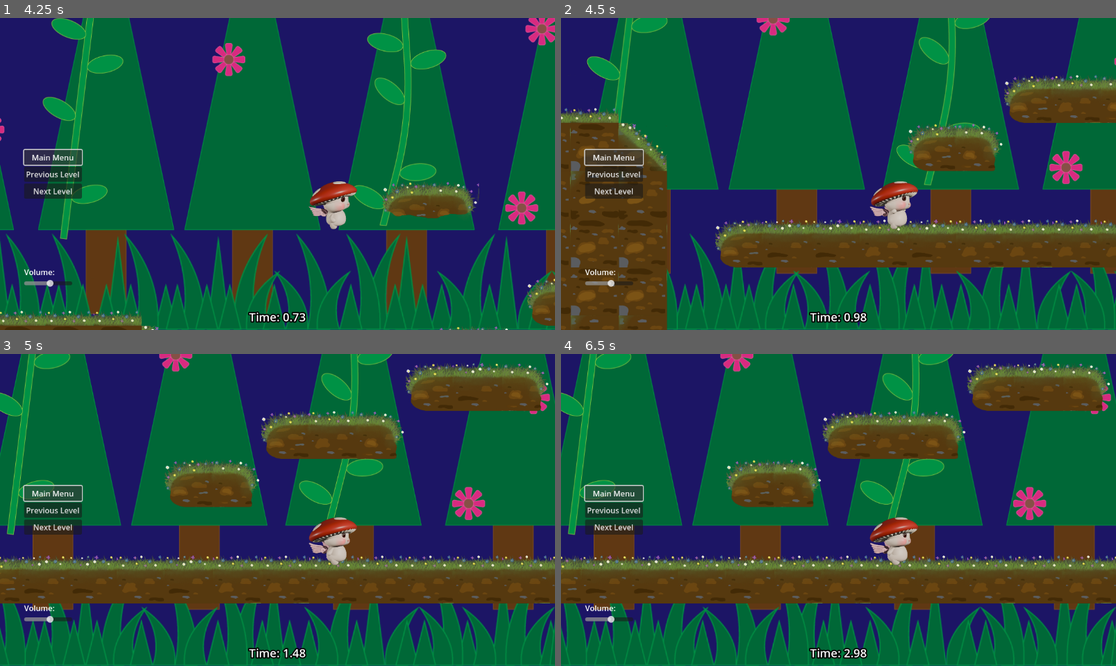
Above: before the commit, frames 1-4 (two rows, left to right).
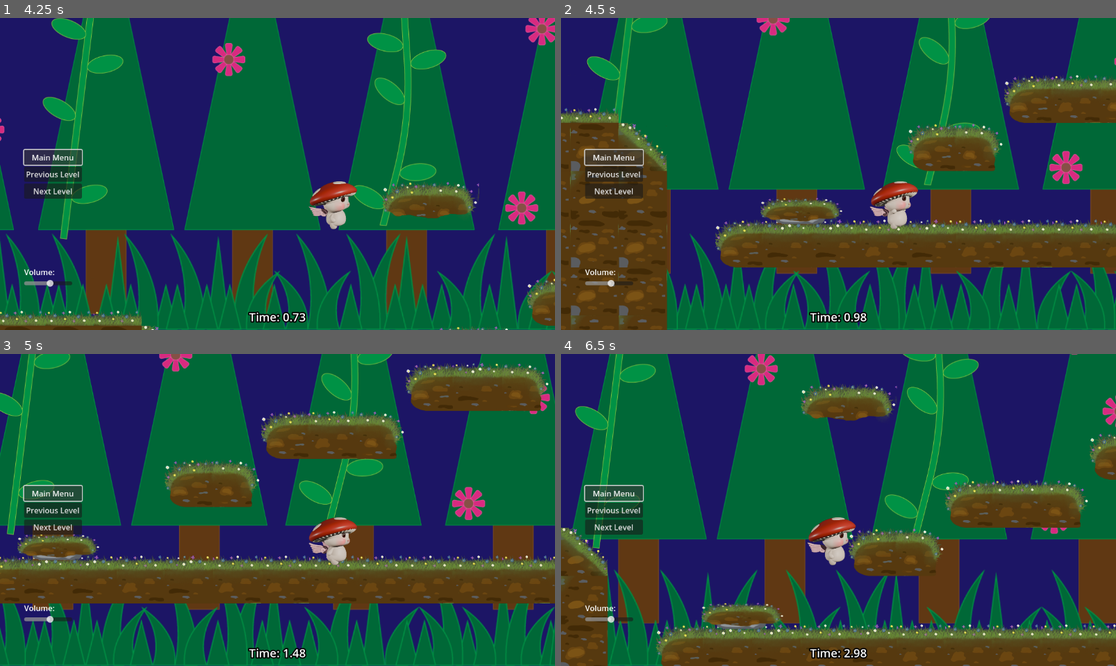
Above: after the commit, the same moments.

Repository: dustngroh/CapstoneProject
Game: Godot game, scene res://scenes/levels/main_levels/level_dustin.tscn
Two runs of this game, one before a commit and one after it. Both use one fixed random seed, a clock stepped at 60 frames per second and the inputs below. This scene is started directly instead of the project's main scene.
Inputs:
- Up to frame 1 (4.25 s): click "Next Level" at 0.5 s; click "Next Level" at 1.25 s; click "Previous Level" at 2 s; click "Main Menu" at 2.75 s; hold Right (walk_right) from 3.53 s (still down)
- Up to frame 2 (4.5 s): keep holding Right (walk_right)
- Up to frame 3 (5 s): keep holding Right (walk_right)
- Up to frame 4 (6.5 s): release Right (walk_right) at 5.03 s; hold Left (walk_left) 5.03-5.78 s; hold Right (walk_right) from 5.78 s (still down)

Frame 1 is identical in both runs. In frame 2, 0.7% of the frame differs, in the area x 35-51%, y 57-67%; in frame 3, 0.7%; in frame 4, 66%, in the area x 0-100%, y 0-100%.

Commit message:
Implement spring obstacle, make speed boost values adjustable
Add a spring object that boost the player into the air.
Modify speed_boost_item to allow adjusting speed boost factor and duration.

Diff:
--- /dev/null
+++ b/run-game/scenes/entities/structures/spring.gd
@@ -0,0 +1,15 @@
+extends StaticBody2D
+
+@export var bounce_force: float = -1500.0
+@onready var spring_sprite = $AnimatedSprite2D
+
+func _on_bounce_pad_body_entered(body: Node2D) -> void:
+	if body.is_in_group("player"):  # Make sure it's the player
+		var player = body as CharacterBody2D
+		player.velocity.y = bounce_force
+
+func _on_area_2d_body_entered(body: Node2D) -> void:
+	if body.is_in_group("player"):  # Make sure it's the player
+		var player = body as CharacterBody2D
+		player.velocity.y = bounce_force
+		spring_sprite.play()
--- /dev/null
+++ b/run-game/scenes/entities/structures/spring.tscn
@@ -0,0 +1,69 @@
+[gd_scene load_steps=9 format=3 uid="uid://vih42f7l4t7b"]
+
+[ext_resource type="Script" path="res://scenes/entities/structures/spring.gd" id="1_eg57o"]
+[ext_resource type="Texture2D" uid="uid://my5jlguf3h4g" path="res://assets/level/base.png" id="1_l05ki"]
+
+[sub_resource type="CapsuleShape2D" id="CapsuleShape2D_b4ch4"]
+radius = 22.0
+height = 158.0
+
+[sub_resource type="AtlasTexture" id="AtlasTexture_03w5y"]
+atlas = ExtResource("1_l05ki")
+region = Rect2(1000, 0, 200, 200)
+
+[sub_resource type="AtlasTexture" id="AtlasTexture_4d0sp"]
+atlas = ExtResource("1_l05ki")
+region = Rect2(1200, 0, 200, 200)
+
+[sub_resource type="AtlasTexture" id="AtlasTexture_hbqct"]
+atlas = ExtResource("1_l05ki")
+region = Rect2(1000, 0, 200, 200)
+
+[sub_resource type="SpriteFrames" id="SpriteFrames_jrhyi"]
+animations = [{
+"frames": [{
+"duration": 1.0,
+"texture": SubResource("AtlasTexture_03w5y")
+}, {
+"duration": 1.0,
+"texture": SubResource("AtlasTexture_4d0sp")
+}, {
+"duration": 1.0,
+"texture": SubResource("AtlasTexture_4d0sp")
+}, {
+"duration": 1.0,
+"texture": SubResource("AtlasTexture_4d0sp")
+}, {
+"duration": 1.0,
+"texture": SubResource("AtlasTexture_hbqct")
+}],
+"loop": false,
+"name": &"default",
+"speed": 8.0
+}]
+
+[sub_resource type="CapsuleShape2D" id="CapsuleShape2D_tfceg"]
+radius = 9.0
+height = 154.0
+
+[node name="Spring" type="StaticBody2D"]
+script = ExtResource("1_eg57o")
+
+[node name="Area2D" type="Area2D" parent="."]
+
+[node name="CollisionShape2D" type="CollisionShape2D" parent="Area2D"]
+position = Vector2(14, 77)
+rotation = 1.5708
+shape = SubResource("CapsuleShape2D_b4ch4")
+
+[node name="AnimatedSprite2D" type="AnimatedSprite2D" parent="."]
+sprite_frames = SubResource("SpriteFrames_jrhyi")
+frame = 4
+frame_progress = 1.0
+
+[node name="CollisionShape2D" type="CollisionShape2D" parent="."]
+position = Vector2(14, 84)
+rotation = 1.5708
+shape = SubResource("CapsuleShape2D_tfceg")
+
+[connection signal="body_entered" from="Area2D" to="." method="_on_area_2d_body_entered"]
--- a/run-game/scenes/levels/main_levels/level_1.tscn
+++ b/run-game/scenes/levels/main_levels/level_1.tscn
@@ -6,6 +6,7 @@
 [ext_resource type="Texture2D" uid="uid://cg73lifu0b6gc" path="res://assets/level/backgrounds/level bkgd trees demo.png" id="3_x5tvq"]
 [ext_resource type="PackedScene" uid="uid://crlmo14rtbpw2" path="res://scenes/entities/items/speed_boost_item.tscn" id="3_x7g4m"]
 [ext_resource type="Texture2D" uid="uid://cx18ump3aw16" path="res://assets/level/backgrounds/level bkgd grass demo.png" id="4_nc4o4"]
+[ext_resource type="PackedScene" uid="uid://vih42f7l4t7b" path="res://scenes/entities/structures/spring.tscn" id="7_u76kl"]
 
 [node name="Level1" instance=ExtResource("1_x5cf2")]
 
@@ -40,3 +41,9 @@
 
 [node name="BaseTileMap" parent="." index="9"]
 tile_map_data = PackedByteArray("AAAHAAsAAQACAAMAAAAIAAsAAQADAAMAAAAJAAsAAQAEAAMAAAALAAsAAQACAAMAAAAMAAsAAQADAAMAAAANAAsAAQAEAAMAAAAPAAsAAQACAAMAAAAQAAsAAQADAAMAAAARAAsAAQAEAAMAAAD6/wcAAQACAAMAAAD7/wcAAQADAAMAAAD8/wcAAQAEAAMAAAA=")
+
+[node name="Spring" parent="." index="10" instance=ExtResource("7_u76kl")]
+position = Vector2(3281, 910)
+
+[node name="Spring2" parent="." index="11" instance=ExtResource("7_u76kl")]
+position = Vector2(4582, 667)
--- a/run-game/scenes/levels/main_levels/level_dustin.tscn
+++ b/run-game/scenes/levels/main_levels/level_dustin.tscn
@@ -1,6 +1,7 @@
-[gd_scene load_steps=2 format=4 uid="uid://bd1gvporen5pu"]
+[gd_scene load_steps=3 format=4 uid="uid://bd1gvporen5pu"]
 
 [ext_resource type="PackedScene" uid="uid://ds5twxhi7yq7j" path="res://scenes/levels/BaseLevel.tscn" id="1_mebee"]
+[ext_resource type="PackedScene" uid="uid://vih42f7l4t7b" path="res://scenes/entities/structures/spring.tscn" id="2_suynj"]
 
 [node name="LevelDustin" instance=ExtResource("1_mebee")]
 
@@ -9,3 +10,6 @@
 
 [node name="BaseTileMap" parent="." index="5"]
 tile_map_data = PackedByteArray("AAABAAoAAQAAAAAAAAACAAoAAQACAAAAAAADAAoAAQACAAAAAAAEAAoAAQABAAAAAAAFAAoAAQACAAAAAAAGAA …(4896 unchanged characters)…
+
+[node name="Spring" parent="." index="6" instance=ExtResource("2_suynj")]
+position = Vector2(264, 910)
--- a/run-game/scripts/speed_boost_item.gd
+++ b/run-game/scripts/speed_boost_item.gd
@@ -1,5 +1,7 @@
 extends Area2D
 
+@export var speed_boost_factor = 1.5
+@export var speed_boost_duration = 3.0
 
 # Called when the node enters the scene tree for the first time.
 func _ready() -> void:
@@ -13,5 +15,5 @@
 
 func _on_body_entered(body: Node2D) -> void:
 	if body.is_in_group("player"):
-		body.increase_speed(1.5, 3)
+		body.increase_speed(speed_boost_factor, speed_boost_duration)
 		queue_free()  # Remove the item after collection
Not shown: 1 places in run-game/scenes/levels/main_levels/level_1.tscn that only renumber resources
Not shown, changed: docs/index.html
Not shown, changed: docs/index.pck
